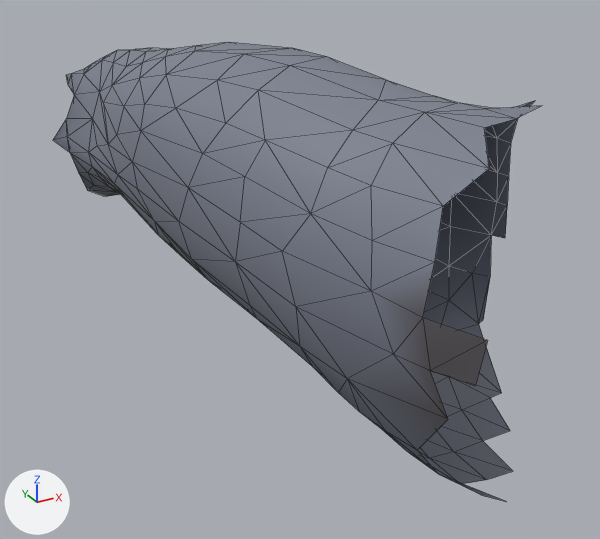
An edit to the glTF model assets/models/characters/teibi_parts/teibi_left_upper_leg_authored.glb, drawn before and after from the same camera.
Rendered twice from a 50 mm camera at (-0.246, -0.266, 0.199) aimed at (0.017, 0.213, -0.04). Every picture has the same lights, and +X, +Y and +Z are marked at lower left. The older version comes first. Mesh edges are drawn as thin lines.

In view in the first picture: 'piece_leftleg_upperleg'.
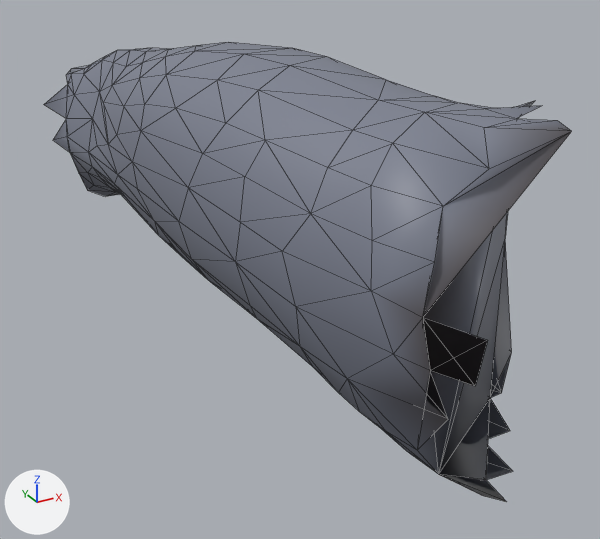
Pixel boxes (x1, y1, x2, y2) of what changed, in the pictures (600 x 539 px; the box of a moved part takes in the faces that stretch with it):
'piece_leftleg_upperleg', reshaped (8% wider): before (53, 42, 541, 501); after (44, 42, 571, 501)
part 1 of me_base_008, built on: before (443, 476, 504, 501); after (417, 101, 571, 501)
part 2 of me_base_008, moved or reshaped (not visible before): after (44, 65, 89, 119)

The change, as a diff of the scene's bpy script:
```diff
--- a/assets/models/characters/teibi_parts/teibi_left_upper_leg_authored.glb.py
+++ b/assets/models/characters/teibi_parts/teibi_left_upper_leg_authored.glb.py
@@ me_base_008 @@
 # used by ob_piece_leftleg_upperleg; location = (0.0, 0.0, 0.0)
-me_base_008.from_pydata(...)  # 245 vertices, 454 faces; spans x -0.091..0.117, y -0.037..0.508, z -0.113..0.116
+me_base_008.from_pydata(...)  # 251 vertices, 496 faces; spans x -0.091..0.117, y -0.037..0.51, z -0.113..0.116
+# me_base_008 part 1
+# 1 face is deleted
+# 4 vertices are added at (0.111, 0.091, -0.073), (0.111, 0.104, -0.046), (0.034, -0.007, 0.108), (0.042, 0.011, 0.108)
+# 39 new faces join them
+# me_base_008 part 2
+# 17 faces are deleted
+# 2 vertices are added at (-0.057, 0.51, 0.062), (-0.089, 0.498, 0.035)
+# 21 new faces join them
 me_base_008.materials.append(mat_defaultmaterial)
```
